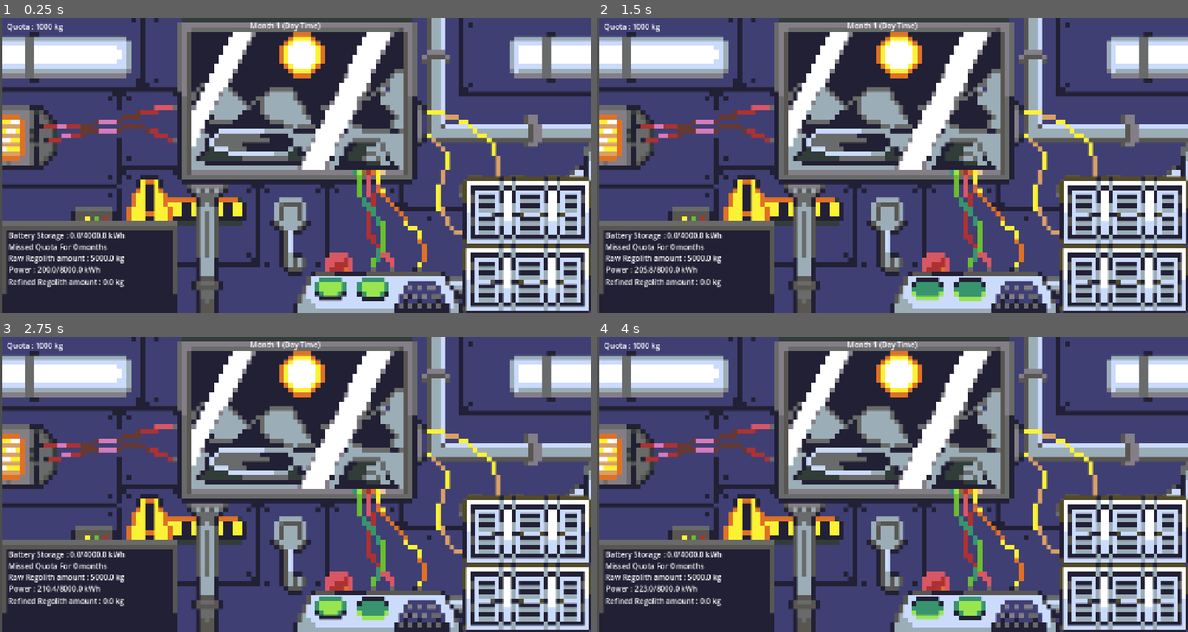
Above: before the commit, frames 1-4 (two rows, left to right).
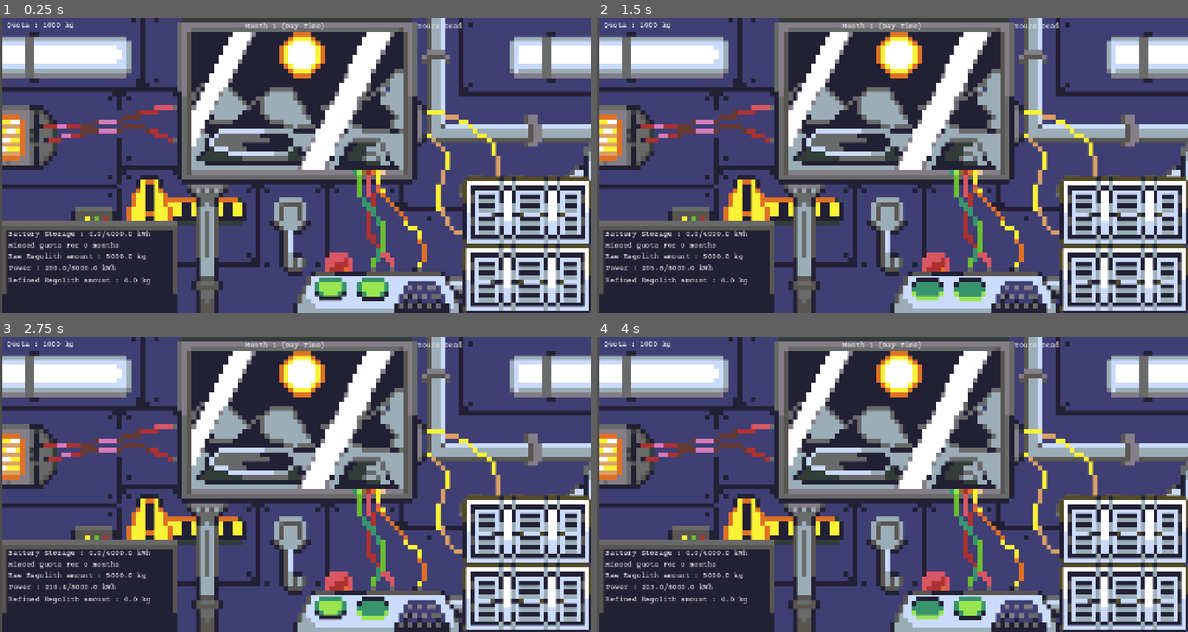
Above: after the commit, the same moments.

Repository: linhtetaye06/Game
Game: Godot game, scene res://main.tscn
Two runs of this game, one before a commit and one after it. Both use one fixed random seed, a clock stepped at 60 frames per second and the inputs below.
Inputs (mouse positions are in pixels of both pictures, inside the frame that each line leads up to):
- Up to frame 1 (0.25 s): no input
- Up to frame 2 (1.5 s): click (927, 292) at 0.5 s; click (975, 292) at 1.25 s
- Up to frame 3 (2.75 s): click (330, 611) at 2 s
- Up to frame 4 (4 s): click (975, 611) at 2.75 s; click (927, 611) at 3.5 s

The runs differ from the first frame. In frame 1, 2.0% of the frame differs, in the area x 1-79%, y 1-92%; in frame 2, 2.0%; in frame 3, 2.0%; in frame 4, 2.0%.

Commit message:
Warning
Warning and changed font

Diff:
--- a/MainProcessing.gd
+++ b/MainProcessing.gd
@@ -2,8 +2,7 @@
 extends Node
 
 signal stats_updated
-
-@onready var warning_label = $Warning/WarningContainer
+signal display_warning(text: String)
 
 var has_power:bool = false
 
@@ -66,18 +65,6 @@
 		devices = GlobalData.saved_device_states
 
 
-func show_screen_warning(text: String) -> void:
-	if not warning_label:
-		return
-
-	warning_label.text = text
-	warning_label.visible = true
-
-	await get_tree().create_timer(5.0).timeout
-
-	if is_instance_valid(warning_label):
-		warning_label.text = ""
-		warning_label.visible = false
 
 func apply_wear_and_tear() -> void:
 	for dev in devices.values():
@@ -85,16 +72,17 @@
 			dev.durability = max(0.0, dev.durability - 1.5)
 
 func check_survival_conditions() -> bool:
-	if not devices["life_support"].device_on:
-		show_screen_warning(" GAME OVER: Life Support offline! Crew asphyxiated.")
+	if battery < 50.0:
+		display_warning.emit("💀 GAME OVER: You don't have enough battery to use life support!")
 		return false
 
+	return true
 	if not devices["food"].device_on:
 		food_off_days += 1
-		show_screen_warning(" Food Production OFF! Days without food: %d/7" % food_off_days)
+		display_warning.emit(" Food Production OFF! Days without food: %d/7" % food_off_days)
 
 	if food_off_days > 7:
-		show_screen_warning(" GAME OVER: The crew starved!")
+		display_warning.emit(" GAME OVER: The crew starved!")
 		return false
 
 	return true
@@ -129,51 +117,51 @@
 			var refined_kg: float = consumed_raw * 0.8
 			refined_regolith += refined_kg
 
-			show_screen_warning("Extractor processed ore: -1.0kg raw -> +%.2fkg refined regolith (20% waste)." % refined_kg)
+			display_warning.emit("Extractor processed ore: -1.0kg raw -> +%.2fkg refined regolith (20% waste)." % refined_kg)
 		else:
-			show_screen_warning("Extractor idle: Need raw regolith!")
+			display_warning.emit("Extractor idle: Need raw regolith!")
 
 	if devices["processor"].device_on:
 		if refined_regolith >= 500:
 			refined_regolith -= 500
 			var extracted_fuel: float = randf_range(100.0, 260.0)
 			large_battery += extracted_fuel
-			show_screen_warning("Fuel Converter produced %.1f kg of fuel." % extracted_fuel)
+			display_warning.emit("Fuel Converter produced %.1f kg of fuel." % extracted_fuel)
 		else:
-			show_screen_warning("Fuel Converter idle: Need refined regolith!")
+			display_warning.emit("Fuel Converter idle: Need refined regolith!")
 
 func burn_fuel(kg_to_burn: float) -> void:
 	if not battery_installed:
-		show_screen_warning("Standard battery required for fuel burning.")
+		display_warning.emit("Standard battery required for fuel burning.")
 		return
 
 	if kg_to_burn <= 0 or kg_to_burn > fuel_kg:
-		show_screen_warning("Invalid fuel amount specified.")
+		display_warning.emit("Invalid fuel amount specified.")
 		return
 
 	var energy_gained: float = kg_to_burn * 25.0
 	if battery + energy_gained > max_battery:
-		show_screen_warning("Exceeds battery capacity!")
+		display_warning.emit("Exceeds battery capacity!")
 		return
 
 	fuel_kg -= kg_to_burn
 	battery += energy_gained
-	show_screen_warning("Burned %.1f kg fuel -> +%.1f kWh!" % [kg_to_burn, energy_gained])
+	display_warning.emit("Burned %.1f kg fuel -> +%.1f kWh!" % [kg_to_burn, energy_gained])
 
 func check_monthly_quota() -> bool:
 	if refined_regolith >= quota:
 		refined_regolith -= quota
-		show_screen_warning("Monthly quota fulfilled! Deducted %.1f kg of fuel." % quota)
+		display_warning.emit("Monthly quota fulfilled! Deducted %.1f kg of fuel." % quota)
 		month += 1
 		quota = round(quota * 1.30)
 		food_off_days = 0
 		return true
 	else:
 		total_missed_quotas += 1
-		show_screen_warning("Quota missed! (Total missed: %d/5)" % total_missed_quotas)
+		display_warning.emit("Quota missed! (Total missed: %d/5)" % total_missed_quotas)
 
 		if total_missed_quotas >= 5:
-			show_screen_warning("GAME OVER: Missed quota 5 times total!")
+			display_warning.emit("GAME OVER: Missed quota 5 times total!")
 			return false
 
 		month += 1
@@ -182,7 +170,7 @@
 		return true
 
 func run_day_phase(day_in_month: int) -> void:
-	show_screen_warning("--- DAY %d: Solar Active ---" % day_in_month)
+	display_warning.emit("--- DAY %d: Solar Active ---" % day_in_month)
 
 	var total_gen: float = 0.0
 	var total_consumption: float = 0.0
@@ -199,7 +187,7 @@
 		battery += net_power
 		if battery > max_battery:
 			var excess: float = battery - max_battery
-			show_screen_warning("⚠️ Battery overfilled! Lost %.1f kWh." % excess)
+			display_warning.emit("⚠️ Battery overfilled! Lost %.1f kWh." % excess)
 			battery = max_battery
 		elif battery < 0:
 			var deficit: float = abs(battery)
@@ -221,7 +209,7 @@
 
 func run_night_phase(day_in_month: int) -> void:
 
-	show_screen_warning("--- NIGHT %d: Backup Power Active ---" % day_in_month)
+	display_warning.emit("--- NIGHT %d: Backup Power Active ---" % day_in_month)
 
 	var total_consumption: float = 0.0
 	for dev in devices.values():
@@ -248,7 +236,7 @@
 
 	var has_power: bool = true
 	if remaining_load > 0:
-		show_screen_warning("BLACKOUT! Batteries drained completely!")
+		display_warning.emit("BLACKOUT! Batteries drained completely!")
 		has_power = false
 	else:
 		has_power = (battery_installed and battery >= 0) or (large_battery_installed and large_battery >= 0)
@@ -312,7 +300,7 @@
 		battery += net_power
 		if battery > max_battery:
 			var excess: float = battery - max_battery
-			show_screen_warning("Battery overfilled! Lost %.1f kWh." % excess)
+			display_warning.emit("Battery overfilled! Lost %.1f kWh." % excess)
 			battery = max_battery
 		elif battery < 0:
 			var deficit: float = abs(battery)
--- a/MainUI.gd
+++ b/MainUI.gd
@@ -8,12 +8,13 @@
 @onready var power_label: Label = $StatTracker/power
 @onready var battery_label: Label = $StatTracker/battery_power
 @onready var refined_regolith: Label = $StatTracker/refined_regolith
-@onready var warning_label = $Warning/WarningContainer
+@onready var warning_label = $WarningControl/WarningContainer/Warning
 
 func _ready() -> void:
 	if GameProcessing :
 		GameProcessing.stats_updated.connect(update_ui)
 		update_ui()
+	GameProcessing.display_warning.connect(show_screen_warning)
 
 func update_ui() -> void:
 	quota.text = "Quota : %d kg" % GameProcessing.quota
--- a/main.tscn
+++ b/main.tscn
@@ -2,6 +2,7 @@
 
 [ext_resource type="Texture2D" uid="uid://ce1l1dqysurl3" path="res://Assests/UI sprite.png" id="1_0xm2m"]
 [ext_resource type="Script" uid="uid://bu3se03guwlp" path="res://MainUI.gd" id="1_272bh"]
+[ext_resource type="FontFile" uid="uid://cnikvbungmvk2" path="res://Assests/CourierPrime-Regular.ttf" id="1_efxa6"]
 [ext_resource type="Script" uid="uid://bhaxci2doslo7" path="res://Scripts/SwitchUI.gd" id="2_h2yge"]
 [ext_resource type="Texture2D" uid="uid://cfwej46xdoiob" path="res://Assests/button.png" id="3_1bvp3"]
 [ext_resource type="Texture2D" uid="uid://d3w6yuuo0n6ba" path="res://Assests/Button-pressed.png" id="4_lquwl"]
@@ -10,6 +11,10 @@
 [ext_resource type="Script" uid="uid://cd7tlpuikd52o" path="res://extractbutton.gd" id="6_kek77"]
 [ext_resource type="Script" uid="uid://d1vgc5na16jlm" path="res://processbutton.gd" id="7_4c57u"]
 [ext_resource type="Script" uid="uid://byrt6gojcgw2p" path="res://gametimer.gd" id="8_kek77"]
+
+[sub_resource type="Theme" id="Theme_4c57u"]
+Label/font_sizes/font_size = 16
+Label/fonts/font = ExtResource("1_efxa6")
 
 [sub_resource type="RectangleShape2D" id="RectangleShape2D_ifeun"]
 size = Vector2(510, 350)
@@ -21,6 +26,7 @@
 layout_mode = 3
 anchors_preset = 0
 mouse_filter = 2
+theme = SubResource("Theme_4c57u")
 script = ExtResource("1_272bh")
 game_timer = NodePath("GameTimer")
 
@@ -111,10 +117,10 @@
 
 [node name="Day_night_month" type="Label" parent="StatTracker" unique_id=1676019791]
 layout_mode = 0
-offset_left = 542.0
-offset_top = 5.0
-offset_right = 759.0
-offset_bottom = 28.0
+offset_left = 531.0
+offset_top = 9.0
+offset_right = 791.0
+offset_bottom = 32.0
 text = "Day x of Month y (Day Time)"
 
 [node name="refined_regolith" type="Label" parent="StatTracker" unique_id=1253348999]
@@ -170,17 +176,24 @@
 autostart = true
 script = ExtResource("8_kek77")
 
-[node name="Warning" type="Control" parent="." unique_id=907812624]
+[node name="WarningControl" type="Control" parent="." unique_id=907812624]
 anchors_preset = 0
 offset_left = 1240.0
 offset_top = 1.0
 offset_right = 1280.0
 offset_bottom = 41.0
 
-[node name="WarningContainer" type="VBoxContainer" parent="Warning" unique_id=1424123804]
+[node name="WarningContainer" type="VBoxContainer" parent="WarningControl" unique_id=1424123804]
+custom_minimum_size = Vector2(100, 100)
 layout_mode = 0
-offset_right = 40.0
-offset_bottom = 40.0
+offset_left = -336.0
+offset_top = 8.0
+offset_right = -236.0
+offset_bottom = 108.0
+
+[node name="Warning" type="Label" parent="WarningControl/WarningContainer" unique_id=1053108682]
+layout_mode = 2
+text = "Youre Dead"
 
 [connection signal="input_event" from="Area2D" to="Area2D" method="_on_input_event"]
 [connection signal="pressed" from="Battery/BatteryUI/Batterypopup/VBoxContainer/Button" to="Area2D" method="_on_deposit_confirmed"]
Binary file added: Assests/CourierPrime-Regular.ttf
Not shown, added: Assests/CourierPrime-Regular.ttf.import
